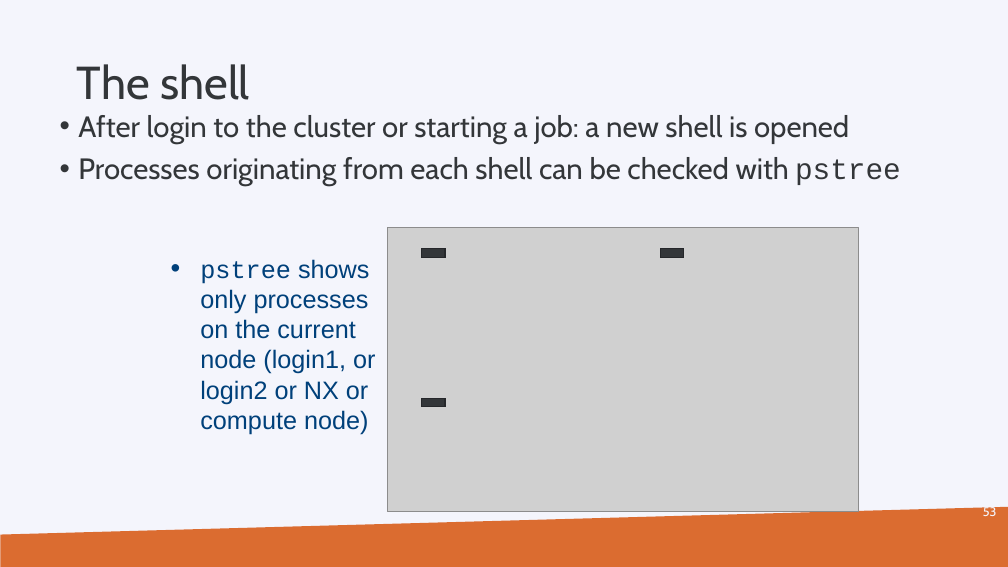
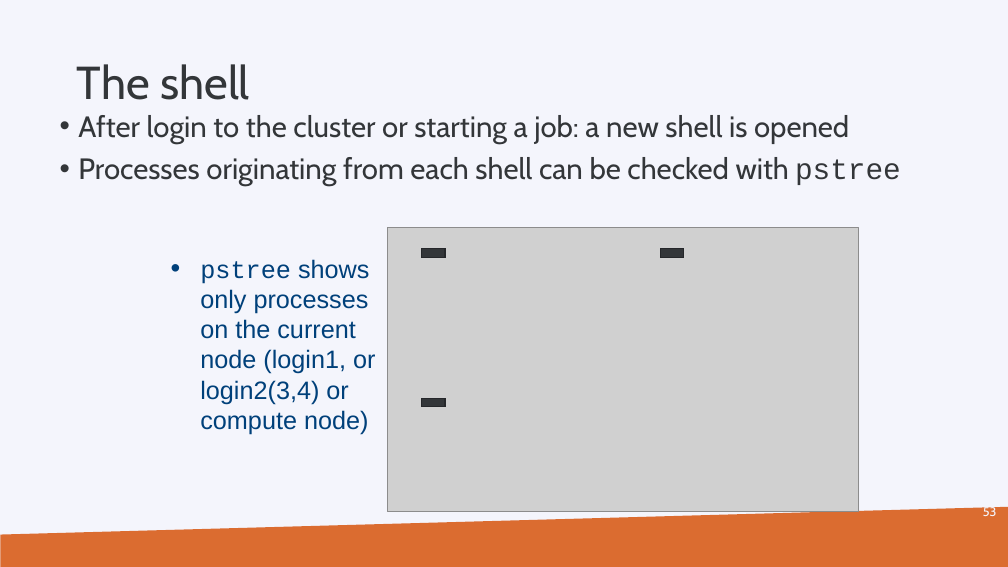
Before and after one commit to hpcleuven/Linux-for-HPC, a slide deck: slide 53 of Linux for HPC.pptx. Drawn at 1008x567 pixels with LibreOffice and Linux fonts; fonts in the diff are those of the drawing; grey boxes stand for pictures; background and template pictures are left out. Boxes give left, top, right and bottom in pixels: in the first picture for what was removed or moved away, otherwise in the second. Text is boxed around its words. In the diff, an @@ line names an element or a change of style, - is before the commit and + after.

```diff
--- a/Linux for HPC.pptx
+++ b/Linux for HPC.pptx
@@ text at bbox=[200, 259, 375, 435]: text changed @@
-• pstree shows only processes on the current node (login1, or login2 or NX or compute node)
+• pstree shows only processes on the current node (login1, or login2(3,4) or compute node)
```
Also in this commit, not shown: 4 other slides changed, 1 other file.
